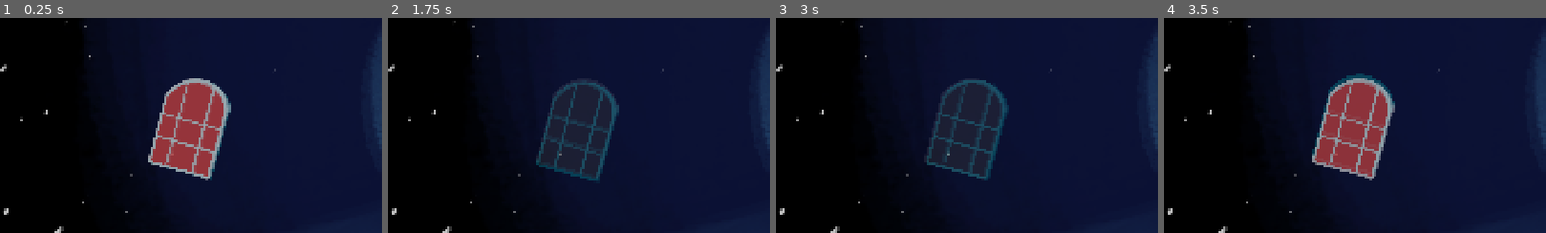
Above: before the commit, frames 1-4 (left to right).
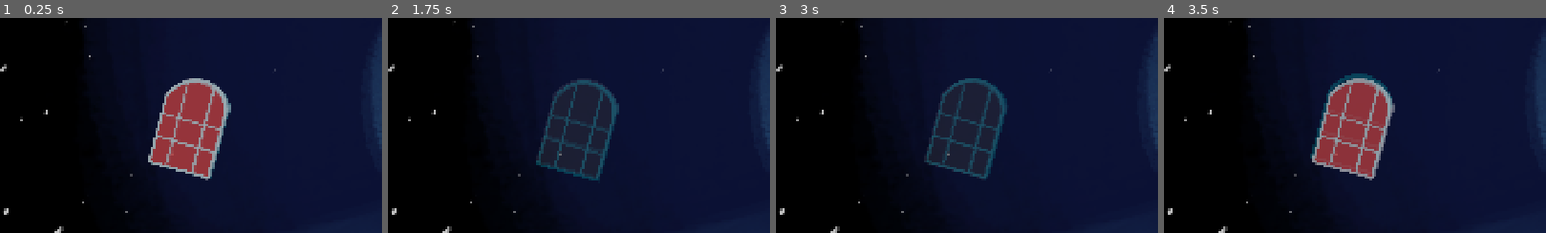
Above: after the commit, the same moments.

Repository: FlooferLand/timeloop-game
Game: Godot game, scene res://levels/title_screen/title_screen.tscn
Same seed, same stepped clock (60 frames per second), same inputs: the game is played once before the commit and once after it. Sound files missing from this copy of the repository are replaced by a short silence.
Inputs (mouse positions are % of the whole screen's width and height, from its top left):
- Up to frame 1 (0.25 s): no input
- Up to frame 2 (1.75 s): tap Enter at 0.5 s; move the mouse to (72, 45) at 0.52 s; hold D (walk_right) from 0.53 s (still down); tap Space (advance_dialog) at 0.6 s; click (72, 45) at 0.67 s; move the mouse to (30, 55) at 1.27 s; tap E (interact) at 1.35 s; click (30, 55) at 1.42 s
- Up to frame 3 (3 s): move the mouse to (60, 28) at 2.02 s; release D (walk_right) at 2.03 s; hold A (walk_left) 2.03-2.78 s; hold Shift (sprint) 2.03-2.78 s; click (60, 28) at 2.17 s; move the mouse to (45, 70) at 2.77 s; hold D (walk_right) from 2.78 s (still down); tap T at 2.85 s; click (45, 70) at 2.92 s
- Up to frame 4 (3.5 s): keep holding D (walk_right)
The pictures show only the part of the screen within x 4-54%, y 50-100%; the shares and areas given below are measured in that part.

The runs differ from the first frame. In frame 1, less than 0.1% of the frame differs, in the area x 55-60%, y 36-76%; in frame 2, 0.2%; in frame 3, 0.8%, in the area x 39-61%, y 28-76%; in frame 4, 0.2%.

Commit message:
Fix more bugs

Diff:
--- a/entities/npcs/bob/walking/walking_bob.tscn
+++ b/entities/npcs/bob/walking/walking_bob.tscn
@@ -285,6 +285,7 @@
 bus = &"SFX"
 
 [node name="AngerMark" type="AnimatedSprite2D" parent="."]
+z_index = 2
 position = Vector2(16, -328)
 scale = Vector2(0.6, 0.6)
 sprite_frames = ExtResource("6_t7ye5")
@@ -297,6 +298,7 @@
 
 [node name="Bucket" type="Sprite2D" parent="."]
 visible = false
+z_index = 2
 position = Vector2(32, -464)
 rotation = -2.35619
 texture = ExtResource("8_h0kaf")
--- a/entities/room/auto_room.gd
+++ b/entities/room/auto_room.gd
@@ -30,8 +30,9 @@
 
 func _enter_tree() -> void:
 	set_physics_process(false)
-	if not Engine.is_editor_hint():
-		set_process(false)
+	set_process(false)
+	if Engine.is_editor_hint():
+		set_process(true)
 
 ## Only called in the editor
 func _process(delta: float) -> void:
--- a/levels/ending/ending.gd
+++ b/levels/ending/ending.gd
@@ -3,4 +3,5 @@
 @export var anim_player: AnimationPlayer
 
 func _ready() -> void:
+	Input.mouse_mode = Input.MOUSE_MODE_HIDDEN
 	anim_player.play("ending")
--- a/levels/ending/ending.tscn
+++ b/levels/ending/ending.tscn
@@ -6,6 +6,87 @@
 [ext_resource type="Script" uid="uid://d181yals40776" path="res://levels/ending/time_loop_switch.gd" id="3_t2d02"]
 [ext_resource type="SpriteFrames" uid="uid://c2blbeutihvlp" path="res://assets/textures/time_loop_switch.tres" id="4_meo4a"]
 [ext_resource type="AudioStream" uid="uid://bs6be7i5hnrf1" path="res://assets/sfx/random/ending_sound.mp3" id="6_4qn2m"]
+
+[sub_resource type="Animation" id="Animation_slohg"]
+length = 0.001
+tracks/0/type = "bezier"
+tracks/0/imported = false
+tracks/0/enabled = true
+tracks/0/path = NodePath("Camera2D:zoom:x")
+tracks/0/interp = 1
+tracks/0/loop_wrap = true
+tracks/0/keys = {
+"handle_modes": PackedInt32Array(0),
+"points": PackedFloat32Array(1, -0.25, 0, 0.25, 0),
+"times": PackedFloat32Array(0)
+}
+tracks/1/type = "bezier"
+tracks/1/imported = false
+tracks/1/enabled = true
+tracks/1/path = NodePath("Camera2D:zoom:y")
+tracks/1/interp = 1
+tracks/1/loop_wrap = true
+tracks/1/keys = {
+"handle_modes": PackedInt32Array(0),
+"points": PackedFloat32Array(1, -0.25, 0, 0.25, 0),
+"times": PackedFloat32Array(0)
+}
+tracks/2/type = "bezier"
+tracks/2/imported = false
+tracks/2/enabled = true
+tracks/2/path = NodePath("Camera2D:position:x")
+tracks/2/interp = 1
+tracks/2/loop_wrap = true
+tracks/2/keys = {
+"handle_modes": PackedInt32Array(0),
+"points": PackedFloat32Array(0, -0.25, 0, 0.25, 0),
+"times": PackedFloat32Array(0)
+}
+tracks/3/type = "bezier"
+tracks/3/imported = false
+tracks/3/enabled = true
+tracks/3/path = NodePath("Camera2D:position:y")
+tracks/3/interp = 1
+tracks/3/loop_wrap = true
+tracks/3/keys = {
+"handle_modes": PackedInt32Array(0),
+"points": PackedFloat32Array(-544, -0.25, 0, 0.25, 0),
+"times": PackedFloat32Array(0)
+}
+tracks/4/type = "bezier"
+tracks/4/imported = false
+tracks/4/enabled = true
+tracks/4/path = NodePath("Camera2D:rotation")
+tracks/4/interp = 1
+tracks/4/loop_wrap = true
+tracks/4/keys = {
+"handle_modes": PackedInt32Array(0),
+"points": PackedFloat32Array(0, -0.25, 0, 0.25, 0),
+"times": PackedFloat32Array(0)
+}
+tracks/5/type = "bezier"
+tracks/5/imported = false
+tracks/5/enabled = true
+tracks/5/path = NodePath("Top/MarginContainer/Label:modulate:a")
+tracks/5/interp = 1
+tracks/5/loop_wrap = true
+tracks/5/keys = {
+"handle_modes": PackedInt32Array(0),
+"points": PackedFloat32Array(0, -0.25, 0, 0.25, 0),
+"times": PackedFloat32Array(0)
+}
+tracks/6/type = "value"
+tracks/6/imported = false
+tracks/6/enabled = true
+tracks/6/path = NodePath("Top/MarginContainer/Label:text")
+tracks/6/interp = 1
+tracks/6/loop_wrap = true
+tracks/6/keys = {
+"times": PackedFloat32Array(0),
+"transitions": PackedFloat32Array(1),
+"update": 1,
+"values": ["You arrive to the first floor."]
+}
 
 [sub_resource type="Animation" id="Animation_meo4a"]
 resource_name = "ending"
@@ -140,87 +221,6 @@
 }
 tracks/8/use_blend = true
 
-[sub_resource type="Animation" id="Animation_slohg"]
-length = 0.001
-tracks/0/type = "bezier"
-tracks/0/imported = false
-tracks/0/enabled = true
-tracks/0/path = NodePath("Camera2D:zoom:x")
-tracks/0/interp = 1
-tracks/0/loop_wrap = true
-tracks/0/keys = {
-"handle_modes": PackedInt32Array(0),
-"points": PackedFloat32Array(1, -0.25, 0, 0.25, 0),
-"times": PackedFloat32Array(0)
-}
-tracks/1/type = "bezier"
-tracks/1/imported = false
-tracks/1/enabled = true
-tracks/1/path = NodePath("Camera2D:zoom:y")
-tracks/1/interp = 1
-tracks/1/loop_wrap = true
-tracks/1/keys = {
-"handle_modes": PackedInt32Array(0),
-"points": PackedFloat32Array(1, -0.25, 0, 0.25, 0),
-"times": PackedFloat32Array(0)
-}
-tracks/2/type = "bezier"
-tracks/2/imported = false
-tracks/2/enabled = true
-tracks/2/path = NodePath("Camera2D:position:x")
-tracks/2/interp = 1
-tracks/2/loop_wrap = true
-tracks/2/keys = {
-"handle_modes": PackedInt32Array(0),
-"points": PackedFloat32Array(0, -0.25, 0, 0.25, 0),
-"times": PackedFloat32Array(0)
-}
-tracks/3/type = "bezier"
-tracks/3/imported = false
-tracks/3/enabled = true
-tracks/3/path = NodePath("Camera2D:position:y")
-tracks/3/interp = 1
-tracks/3/loop_wrap = true
-tracks/3/keys = {
-"handle_modes": PackedInt32Array(0),
-"points": PackedFloat32Array(-544, -0.25, 0, 0.25, 0),
-"times": PackedFloat32Array(0)
-}
-tracks/4/type = "bezier"
-tracks/4/imported = false
-tracks/4/enabled = true
-tracks/4/path = NodePath("Camera2D:rotation")
-tracks/4/interp = 1
-tracks/4/loop_wrap = true
-tracks/4/keys = {
-"handle_modes": PackedInt32Array(0),
-"points": PackedFloat32Array(0, -0.25, 0, 0.25, 0),
-"times": PackedFloat32Array(0)
-}
-tracks/5/type = "bezier"
-tracks/5/imported = false
-tracks/5/enabled = true
-tracks/5/path = NodePath("Top/MarginContainer/Label:modulate:a")
-tracks/5/interp = 1
-tracks/5/loop_wrap = true
-tracks/5/keys = {
-"handle_modes": PackedInt32Array(0),
-"points": PackedFloat32Array(0, -0.25, 0, 0.25, 0),
-"times": PackedFloat32Array(0)
-}
-tracks/6/type = "value"
-tracks/6/imported = false
-tracks/6/enabled = true
-tracks/6/path = NodePath("Top/MarginContainer/Label:text")
-tracks/6/interp = 1
-tracks/6/loop_wrap = true
-tracks/6/keys = {
-"times": PackedFloat32Array(0),
-"transitions": PackedFloat32Array(1),
-"update": 1,
-"values": ["You arrive to the first floor."]
-}
-
 [sub_resource type="AnimationLibrary" id="AnimationLibrary_slohg"]
 _data = {
 &"RESET": SubResource("Animation_slohg"),
--- a/levels/ending/time_loop_switch.gd
+++ b/levels/ending/time_loop_switch.gd
@@ -16,9 +16,13 @@
 		if sprite.animation == "turn_off":
 			ending_sound_player.play()
 			black_screen.visible = true
+			Input.mouse_mode = Input.MOUSE_MODE_HIDDEN
 	)
 	ending_sound_player.finished.connect(func():
 		get_tree().change_scene_to_packed(TitleScreenScene)
+	)
+	anim_player.animation_finished.connect(func(anim_name: String):
+		Input.mouse_mode = Input.MOUSE_MODE_VISIBLE
 	)
 
 func _input(event: InputEvent) -> void:
--- a/levels/title_screen/title_screen.gd
+++ b/levels/title_screen/title_screen.gd
@@ -4,6 +4,7 @@
 @export var radio_noise: AudioStreamPlayer
 
 func _ready():
+	Input.mouse_mode = Input.MOUSE_MODE_VISIBLE
 	get_tree().create_timer(4.0).timeout.connect(func():
 		navcom_voice.play()
 	)
--- a/project.godot
+++ b/project.godot
@@ -96,6 +96,6 @@
 [physics]
 
 2d/run_on_separate_thread=true
-common/physics_ticks_per_second=90
+common/physics_ticks_per_second=30
 3d/physics_engine="Dummy"
 common/physics_interpolation=true
--- a/utility/tileable_sprite_2d/tileable_sprite_2d.gd
+++ b/utility/tileable_sprite_2d/tileable_sprite_2d.gd
@@ -13,9 +13,6 @@
 		NOTIFICATION_LOCAL_TRANSFORM_CHANGED, NOTIFICATION_TRANSFORM_CHANGED:
 			_update()
 
-func _process(delta: float) -> void:
-	_update()
-
 func _update() -> void:
 	var size := texture.get_size()
 	var mat := material as ShaderMaterial
Not shown, removed: assets/sfx/spaceship_land.mp3.import
Not shown, changed: export_presets.cfg
Not shown, removed: assets/sfx/spaceship_land.mp3
